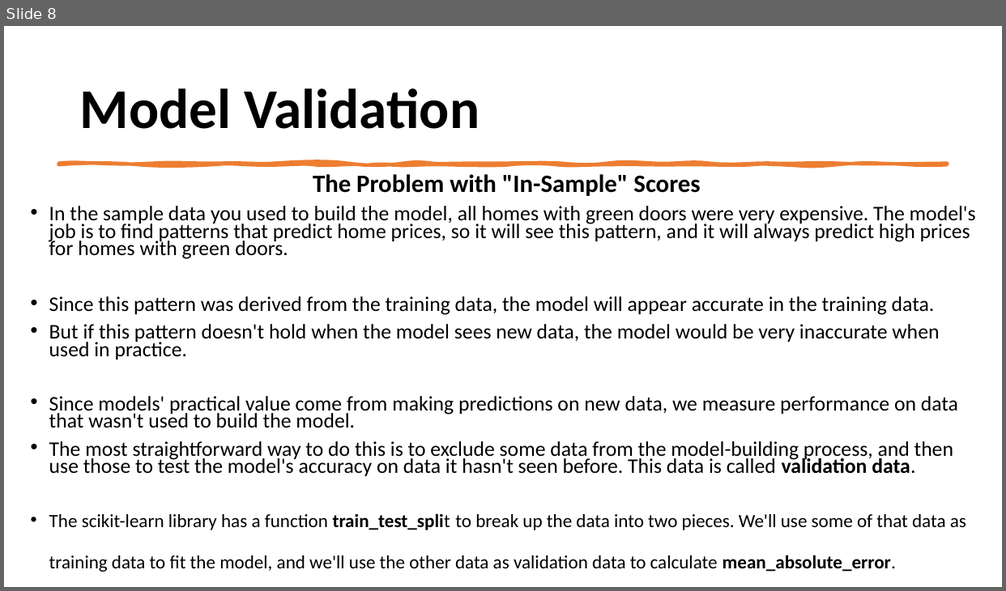
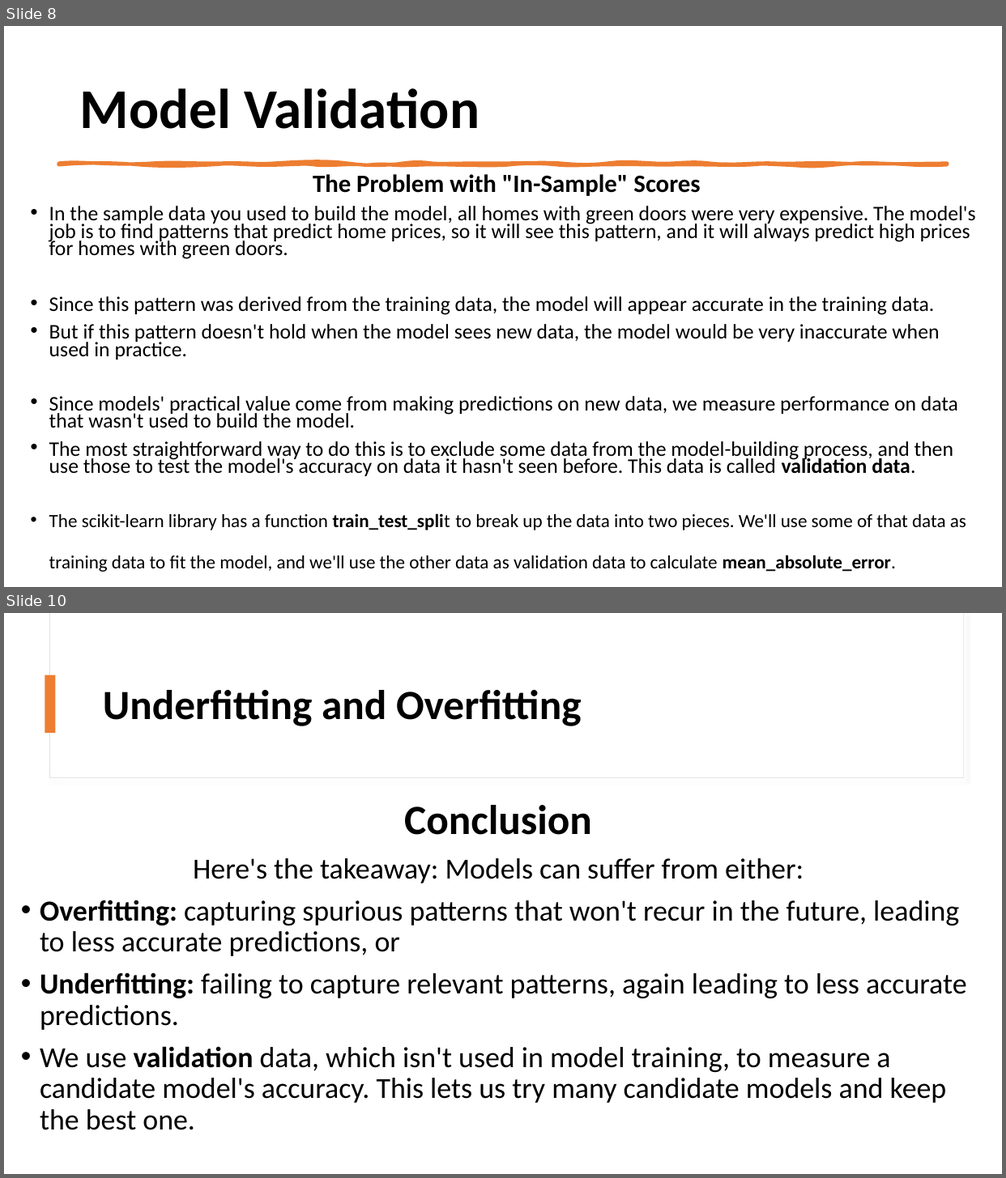
Before and after one commit to RATHOD-SHUBHAM/Kaggle-Course, a slide deck: Into To ML/Kaggle - Into to ML.pptx. Shown one above the other, each under a label of ours: slide 8 before the commit, slides 8 and 10 after it; the slides between them are not shown. The pictures are 1006x591 and 1006x1178 pixels, drawn with LibreOffice and Linux fonts; fonts in the diff are those of the drawing. Boxes give left, top, right and bottom in pixels: in the first picture for what was removed or moved away, otherwise in the second. Text is boxed around its words. In the diff, an @@ line names an element or a change of style, - is before the commit and + after.

```diff
--- a/Into To ML/Kaggle - Into to ML.pptx
+++ b/Into To ML/Kaggle - Into to ML.pptx
@@ slide 10 added at box(4, 613, 1002, 1174), background #FFFFFF @@
@@ rectangle added at box(49, 613, 964, 778), fill #FFFFFF, outline #E1E1E1 0.75 pt @@
@@ rectangle added at box(50, 613, 964, 777), fill #FFFFFF @@
@@ rectangle added at box(45, 675, 56, 733), fill #ED7D31 @@
@@ title added at box(103, 690, 582, 726), 40 pt, text #000000, bold @@
+Underfitting and Overfitting
@@ text added at box(40, 805, 966, 1131), 28 pt, text #000000 @@
+Conclusion
+Here's the takeaway: Models can suffer from either:
+• Overfitting: capturing spurious patterns that won't recur in the future, leading to less accurate predictions, or
+• Underfitting: failing to capture relevant patterns, again leading to less accurate predictions.
+• We use validation data, which isn't used in model training, to measure a candidate model's accuracy. This lets us try many candidate models and keep the best one.
```
Also in this commit, not shown: 1 other slide added, 8 other files.
